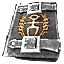
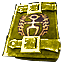
Two versions of the same layered image (64px x 64px). Layer-by-layer changes:
painted on "Camada 1" over box(2, 2, 61, 62)
